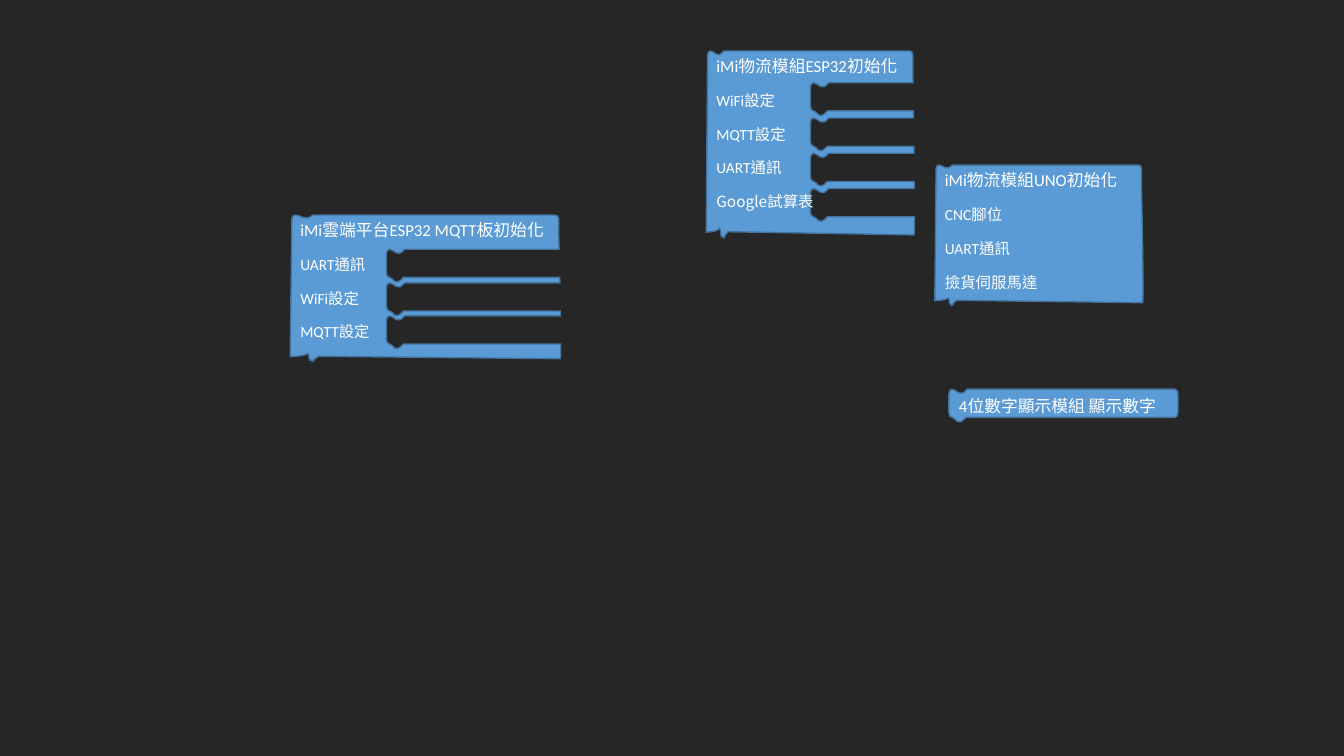
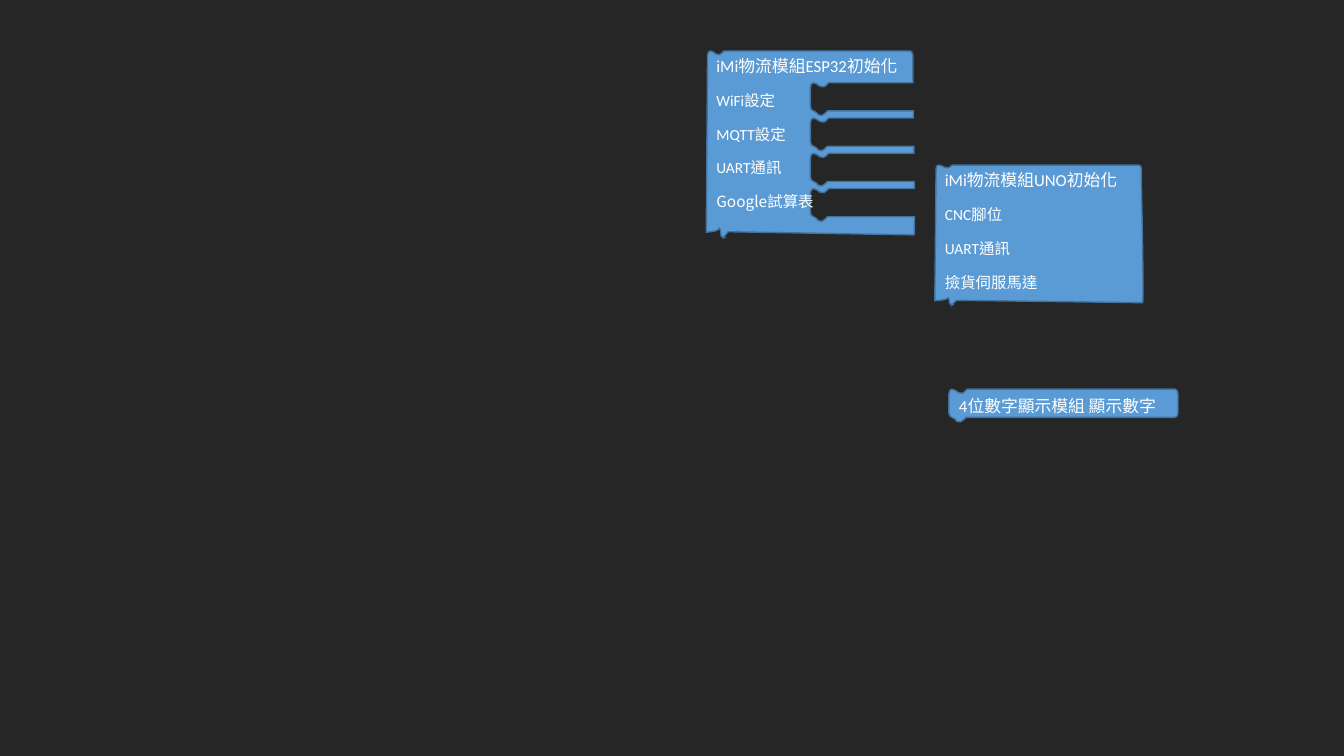
Before and after one commit to kingofamani/Arduino, a slide deck: slide 3 of tools/myCustomBlockly/iMi/block.pptx. Drawn at 1344x756 pixels with LibreOffice and Linux fonts; fonts in the diff are those of the drawing. Boxes give left, top, right and bottom in pixels: in the first picture for what was removed or moved away, otherwise in the second. Text is boxed around its words. In the diff, an @@ line names an element or a change of style, - is before the commit and + after.

```diff
--- a/tools/myCustomBlockly/iMi/block.pptx
+++ b/tools/myCustomBlockly/iMi/block.pptx
@@ freeform shape removed at (290, 215, 561, 361) @@
-iMi雲端平台ESP32 MQTT板初始化
-UART通訊
-WiFi設定
-MQTT設定
```
Also in this commit, not shown: 2 other files.
